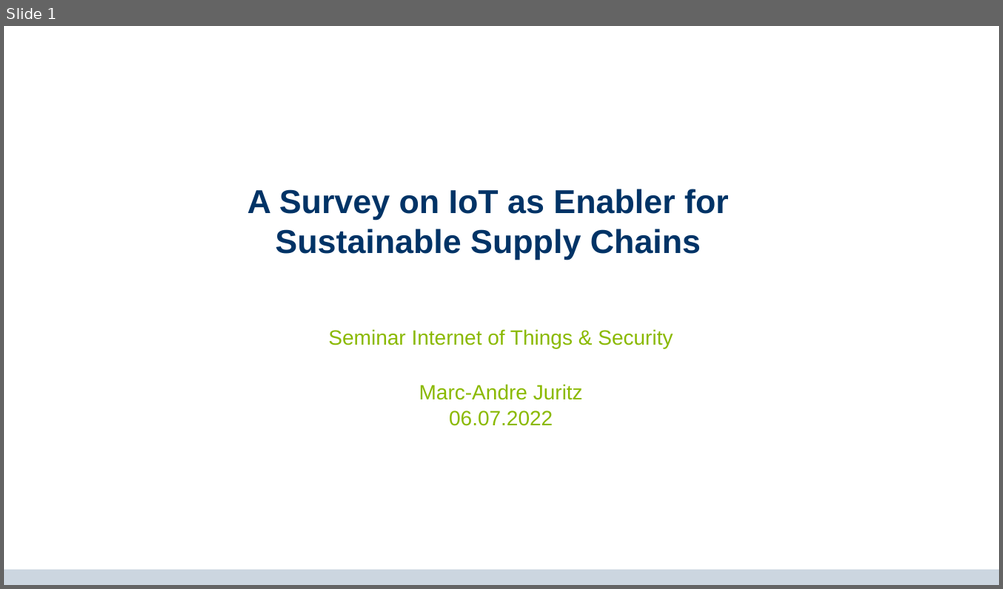
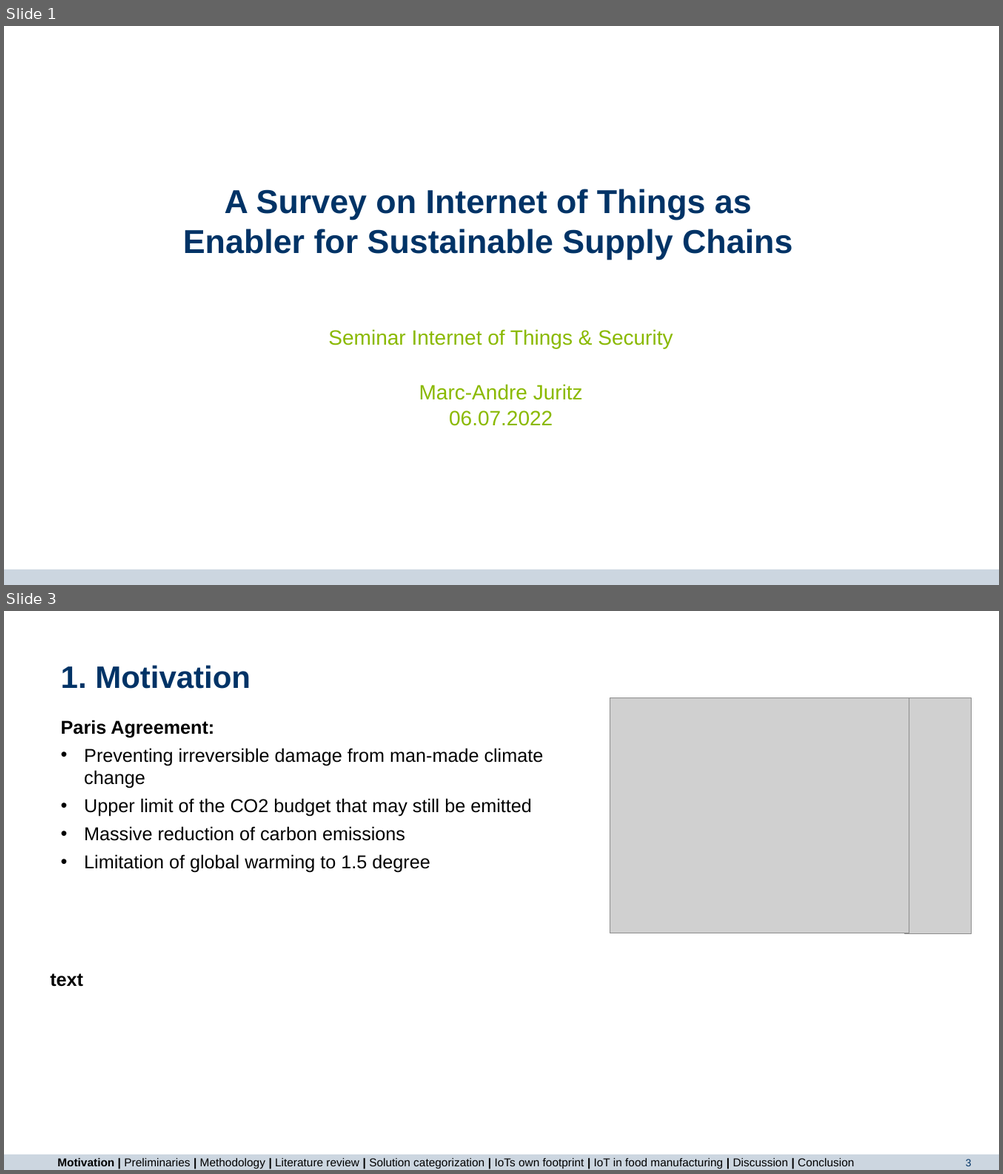
Before and after one commit to majuritz/internet-of-things-seminar, a slide deck: IoT final presentation.pptx. Shown one above the other, each under a label of ours: slide 1 before the commit, slides 1 and 3 after it; the slides between them are not shown. The pictures are 1003x589 and 1003x1174 pixels, drawn with LibreOffice and Linux fonts; fonts in the diff are those of the drawing; grey boxes stand for pictures; background and template pictures are left out. Boxes give left, top, right and bottom in pixels: in the first picture for what was removed or moved away, otherwise in the second. Text is boxed around its words. In the diff, an @@ line names an element or a change of style, - is before the commit and + after.

```diff
--- a/IoT final presentation.pptx
+++ b/IoT final presentation.pptx
@@ slide 3 added at [4,611,999,1170], background #FFFFFF; not listed: 1 template element that a slide beside it also shows @@
@@ title added at [61,665,250,689], 30 pt, text #003366, bold @@
+1. Motivation
@@ picture added at [610,698,909,934] @@
@@ picture added at [905,698,972,934] @@
@@ text added at [61,720,543,873], 18 pt, text #000000 @@
+Paris Agreement:
+• Preventing irreversible damage from man-made climate change
+• Upper limit of the CO2 budget that may still be emitted
+• Massive reduction of carbon emissions
+• Limitation of global warming to 1.5 degree
@@ text added at [50,974,83,987], 18 pt, text #000000, bold @@
+text
@@ text added at [57,1159,854,1169], 11 pt, text #000000 @@
+Motivation | Preliminaries | Methodology | Literature review | Solution categorization | IoTs own footprint | IoT in food manufacturing | Discussion | Conclusion
@@ page number added at [965,1159,971,1167], 10 pt, text #003366 @@
+3
@@ slide 1 changed as well @@
@@ title at [183,189,792,260]: text changed @@
-A Survey on IoT as Enabler for Sustainable Supply Chains
+A Survey on Internet of Things as Enabler for Sustainable Supply Chains
```
Also in this commit, not shown: 3 other slides changed, 5 other slides added, 1 slide removed, 7 other files.
